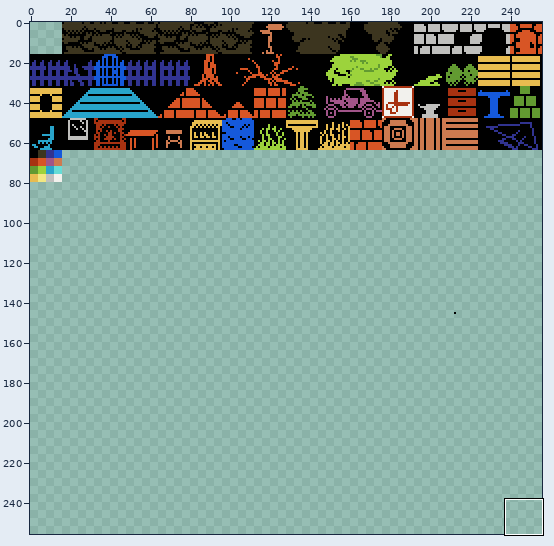
A sprite sheet gets an edit: bin/Debug/tiles.png. Above, an overview of the earlier version with the close-up marked.
Close-up. As it was:
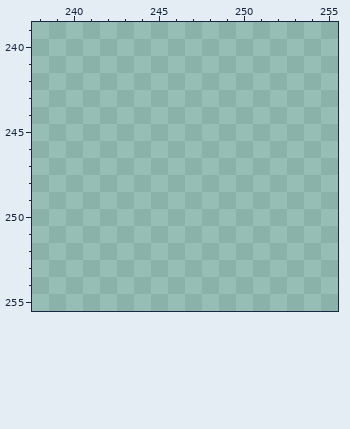
The file is 256x256 pixels. Shown: x 238..255, y 239..255. The commit also changed other parts of the picture, which this record leaves out.
Palette (. is transparent): 
Now the later version:
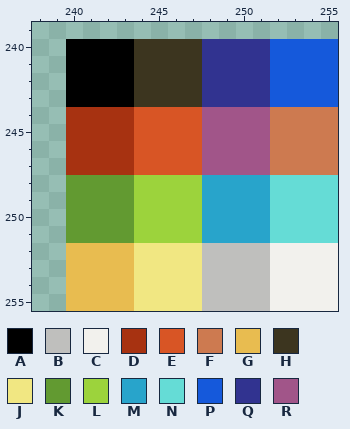
Colours new in this view: A #000000  B #bfbfbd  C #f2f1ed  D #a73211  E #d85525  F #cd7a50  G #e8bc50  H #3c351f  J #f1e782  K #629a31  L #9cd33c  M #28a4cb  N #65dcd6  P #1559db  Q #313390  R #a15589
What changed:
Changed rows in their new state; - is an unchanged pixel.
first column x 240:
240 AAAAHHHHQQQQPPPP
241 AAAAHHHHQQQQPPPP
242 AAAAHHHHQQQQPPPP
243 AAAAHHHHQQQQPPPP
244 DDDDEEEERRRRFFFF
245 DDDDEEEERRRRFFFF
246 DDDDEEEERRRRFFFF
247 DDDDEEEERRRRFFFF
248 KKKKLLLLMMMMNNNN
249 KKKKLLLLMMMMNNNN
250 KKKKLLLLMMMMNNNN
251 KKKKLLLLMMMMNNNN
252 GGGGJJJJBBBBCCCC
253 GGGGJJJJBBBBCCCC
254 GGGGJJJJBBBBCCCC
255 GGGGJJJJBBBBCCCC
Changed places in both close-ups, as pixel boxes (x1, y1, x2, y2):
added: (66, 39, 338, 311)
